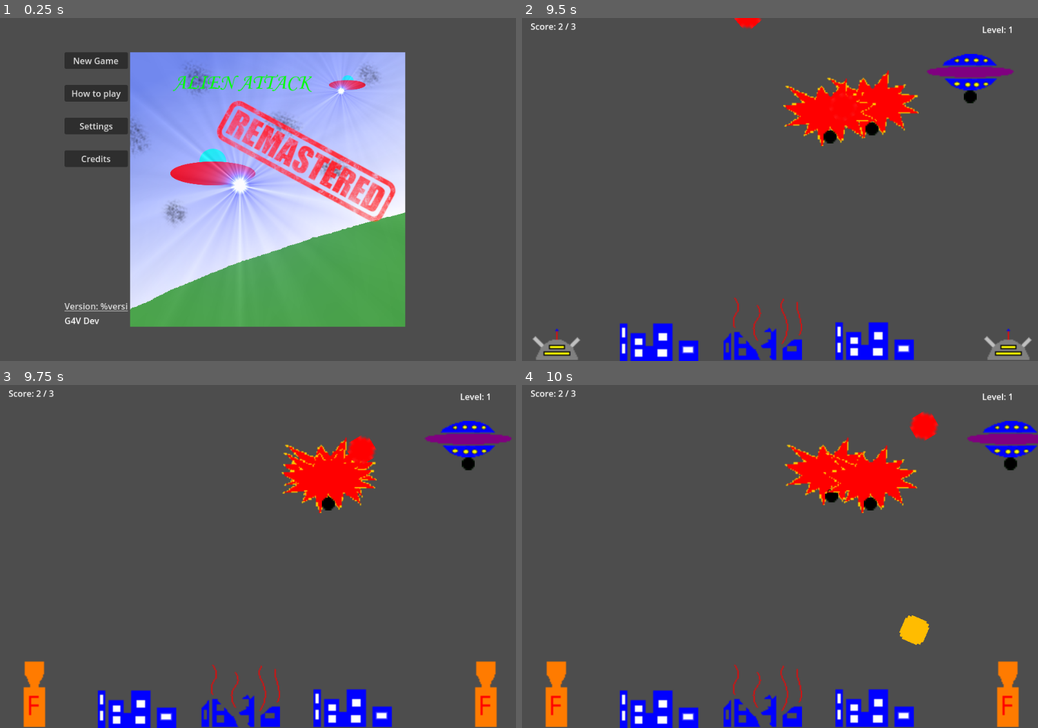
Above: before the commit, frames 1-4 (two rows, left to right).
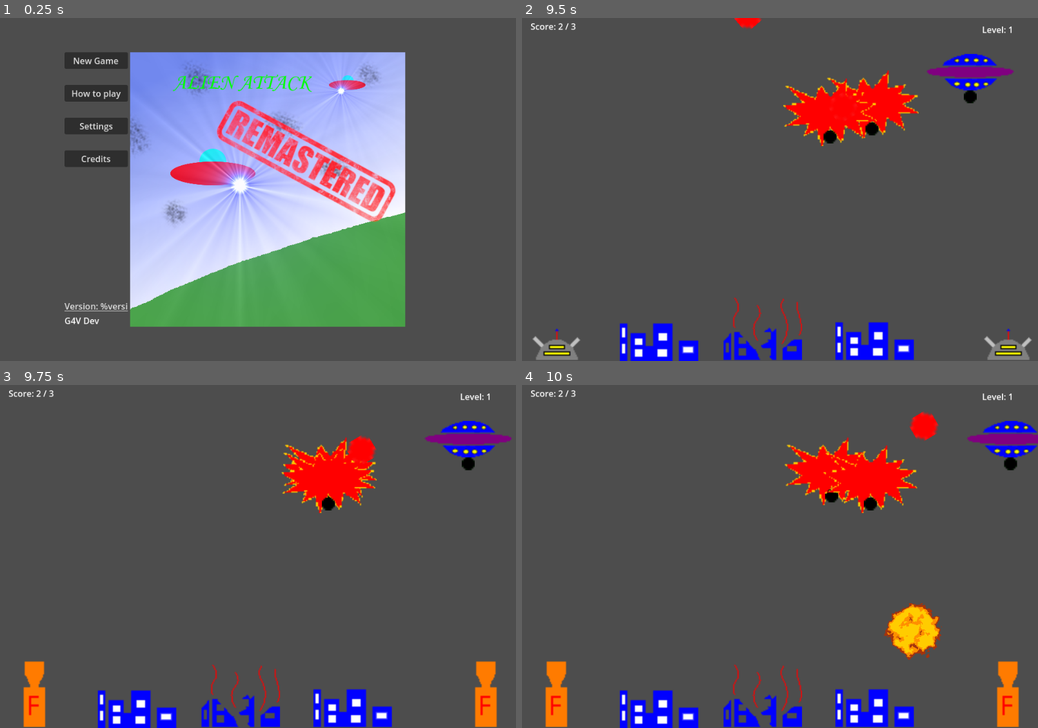
Above: after the commit, the same moments.

Repository: halkeye/AlienAttackGodot
Game: Godot game, scene res://scenes/menus/main_menu.tscn
Same seed, same stepped clock (60 frames per second), same inputs: the game is played once before the commit and once after it.
Inputs (mouse positions are in pixels of both pictures, inside the frame that each line leads up to):
- Up to frame 1 (0.25 s): no input
- Up to frame 2 (9.5 s): click "New Game" at 0.5 s; click (558, 326) at 1.25 s; click (1007, 326) at 2 s; click (558, 326) at 2.75 s; click (1007, 326) at 3.5 s; click (558, 326) at 4.25 s; click (1007, 326) at 5 s; move the mouse to (893, 172) at 5.77 s; click (893, 172) at 5.85 s; move the mouse to (676, 206) at 6.52 s; click (676, 206) at 6.6 s; move the mouse to (831, 114) at 7.27 s; hold Up (weapon_switch) 7.28-8.03 s; click (831, 114) at 7.55 s; move the mouse to (754, 258) at 8.02 s; click (754, 258) at 8.1 s; move the mouse to (934, 240) at 8.77 s; click (934, 240) at 8.85 s
- Up to frame 3 (9.75 s): move the mouse to (103, 505) at 9.52 s; tap Up (weapon_switch) at 9.6 s
- Up to frame 4 (10 s): click (625, 505) at 9.8 s

Frames 1-3 are identical in both runs. In frame 4, 1.0% of the frame differs, in the area x 70-82%, y 63-81%.

Commit message:
Fire damage!

Diff:
--- a/scenes/bullets/bullet.gd
+++ b/scenes/bullets/bullet.gd
@@ -4,6 +4,8 @@
 @export var damage: int = 1
 @export var speed: int = 750
 @export var destroy_on_hit := true
+
+signal hit_ufo(ufo: UFO)
 
 var velocity: Vector2 = Vector2.ZERO
 var _started = false
@@ -35,6 +37,8 @@
 	var hit_something = false
 	if area.has_method("damage"):
 		hit_something = area.damage(damage)
+		if area is UFO:
+			hit_ufo.emit(area)
 
 	if destroy_on_hit && hit_something:
 		queue_free()
--- a/scenes/bullets/bullet_fire.gdshader
+++ b/scenes/bullets/bullet_fire.gdshader
@@ -5,8 +5,8 @@
 
 shader_type canvas_item;
 
-uniform sampler2D noise_tex;
-uniform sampler2D gradient_tex;
+uniform sampler2D noise_tex:repeat_enable;
+uniform sampler2D gradient_tex:repeat_enable;
 
 uniform vec4 brighter_color : source_color = vec4(1.0, 0.8, 0.0, 1.0);
 uniform vec4 middle_color : source_color  = vec4(1.0, 0.56, 0.0, 1.0);
--- a/scenes/bullets/bullet_firestorm.gd
+++ b/scenes/bullets/bullet_firestorm.gd
@@ -14,3 +14,6 @@
 func _on_child_exiting_tree(node):
 	if node == bullet:
 		queue_free()
+
+func _on_bullet_hit_ufo(ufo: UFO):
+	ufo.set_on_fire()
--- a/scenes/bullets/bullet_firestorm.gdshader
+++ /dev/null
@@ -1,13 +0,0 @@
-shader_type canvas_item;
-
-uniform vec4 NEWCOLOR: source_color;
-
-void fragment() {
-	// Called for every pixel the material is visible on.
-	vec4 old_color = texture(TEXTURE, UV);
-	if (old_color.a != 0.0) {
-		COLOR = NEWCOLOR;
-	} else {
-		COLOR = old_color;
-	}
-}
--- a/scenes/bullets/bullet_firestorm.tscn
+++ b/scenes/bullets/bullet_firestorm.tscn
@@ -1,13 +1,23 @@
-[gd_scene load_steps=6 format=3 uid="uid://ck5m0limdgf44"]
+[gd_scene load_steps=9 format=3 uid="uid://ck5m0limdgf44"]
 
 [ext_resource type="Script" path="res://scenes/bullets/bullet_firestorm.gd" id="1_73df5"]
 [ext_resource type="PackedScene" uid="uid://c1sg61qpco36d" path="res://scenes/bullets/bullet.tscn" id="2_p7y0n"]
+[ext_resource type="Shader" path="res://scenes/bullets/bullet_fire.gdshader" id="3_a3w0u"]
 [ext_resource type="AudioStream" uid="uid://dac77vj3twtey" path="res://sounds/267887__wjl__short-fireball-woosh.mp3" id="4_4cc8u"]
-[ext_resource type="Shader" path="res://scenes/bullets/bullet_firestorm.gdshader" id="4_33p1d"]
+[ext_resource type="Texture2D" uid="uid://ujk5gyj4v78e" path="res://scenes/bullets/fire5.png" id="5_juoiy"]
+
+[sub_resource type="FastNoiseLite" id="FastNoiseLite_vkesr"]
+
+[sub_resource type="NoiseTexture2D" id="NoiseTexture2D_sl3xc"]
+noise = SubResource("FastNoiseLite_vkesr")
 
 [sub_resource type="ShaderMaterial" id="ShaderMaterial_txd2o"]
-shader = ExtResource("4_33p1d")
-shader_parameter/NEWCOLOR = Color(1, 0.737255, 0, 1)
+shader = ExtResource("3_a3w0u")
+shader_parameter/brighter_color = Color(1, 0.8, 0, 1)
+shader_parameter/middle_color = Color(1, 0.56, 0, 1)
+shader_parameter/darker_color = Color(0.64, 0.2, 0.05, 1)
+shader_parameter/spread = 0.5
+shader_parameter/noise_tex = SubResource("NoiseTexture2D_sl3xc")
 
 [node name="BulletFirestorm" type="Node2D"]
 script = ExtResource("1_73df5")
@@ -17,10 +27,14 @@
 bus = &"SFX"
 
 [node name="bullet" parent="." instance=ExtResource("2_p7y0n")]
+scale = Vector2(0.25, 0.25)
 
 [node name="Bullet" parent="bullet" index="0"]
 material = SubResource("ShaderMaterial_txd2o")
+scale = Vector2(1, 1)
+texture = ExtResource("5_juoiy")
 
 [connection signal="child_exiting_tree" from="." to="." method="_on_child_exiting_tree"]
+[connection signal="hit_ufo" from="bullet" to="." method="_on_bullet_hit_ufo"]
 
 [editable path="bullet"]
--- a/scenes/ufo.tscn
+++ b/scenes/ufo.tscn
@@ -14,7 +14,7 @@
 
 [node name="UFO" type="Area2D"]
 collision_layer = 2
-collision_mask = 0
+collision_mask = 2
 script = ExtResource("1_aav8l")
 
 [node name="CollisionShape2D" type="CollisionShape2D" parent="."]
--- a/scripts/ufo.gd
+++ b/scripts/ufo.gd
@@ -58,7 +58,11 @@
 		queue_free()
 
 func set_on_fire():
+	damage(1)
 	show_sprite($Burn)
+	var alive_ufos = get_overlapping_areas().filter(func(ufo: UFO): return ufo is UFO && !ufo.is_dead())
+	for ufo in alive_ufos:
+		ufo.set_on_fire()
 
 func is_on_fire():
 	return $Burn.visible
Binary file added: scenes/bullets/fire5.png
Not shown, added: scenes/bullets/fire5.png.import
